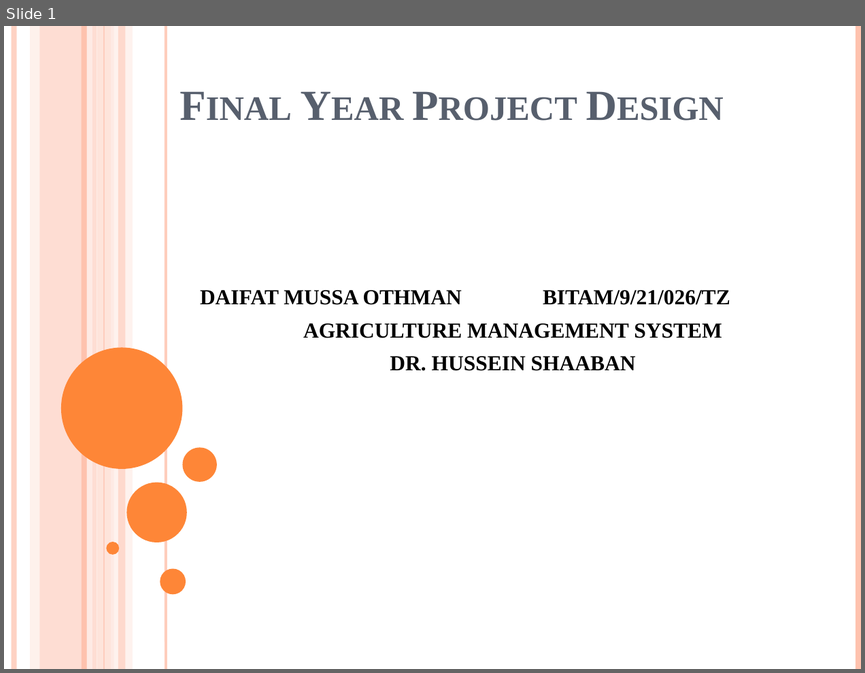
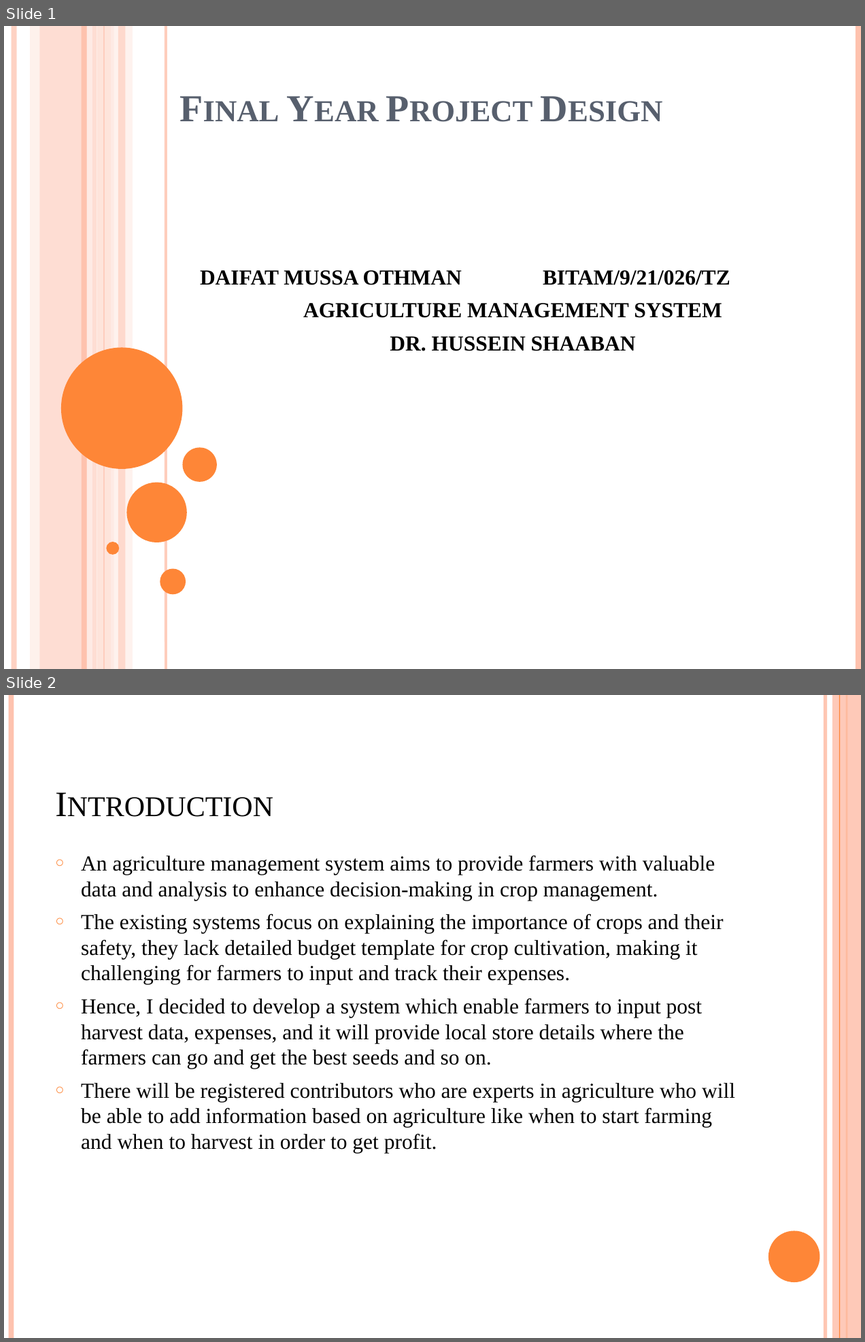
Before and after one commit to deefah/FYPdocument, a slide deck: Final Year Project Design.pptx. Shown one above the other, each under a label of ours: slide 1 before the commit, slides 1 and 2 after it. The pictures are 865x673 and 865x1342 pixels, drawn with LibreOffice and Linux fonts; fonts in the diff are those of the drawing. Boxes give left, top, right and bottom in pixels: in the first picture for what was removed or moved away, otherwise in the second. Text is boxed around its words. In the diff, an @@ line names an element or a change of style, - is before the commit and + after.

Commit message:
nimemaliza design presentation

```diff
--- a/Final Year Project Design.pptx
+++ b/Final Year Project Design.pptx
@@ slide 2 added at (4, 695, 861, 1338), background #FFFFFF @@
@@ line added from (11, 695) to (11, 1338), #FEC3AE 4.5 pt @@
@@ line added from (825, 695) to (825, 1338), #FEC3AE 3 pt @@
@@ rectangle added at (832, 695, 861, 1338), fill #FEC3AE at 87% opacity @@
@@ line added from (839, 695) to (839, 1338), #FE8637 0.75 pt @@
@@ line added from (847, 695) to (847, 1338), #FE8637 1.5 pt @@
@@ title added at (47, 721, 747, 828), 30 pt, text #000000, small capitals @@
+Introduction
@@ text added at (81, 855, 735, 1153), 18 pt, text #000000 @@
+○ An agriculture management system aims to provide farmers with valuable data and analysis to enhance decision-making in crop management.
+○ The existing systems focus on explaining the importance of crops and their safety, they lack detailed budget template for crop cultivation, making it challenging for farmers to input and track their expenses.
+○ Hence, I decided to develop a system which enable farmers to input post harvest data, expenses, and it will provide local store details where the farmers can go and get the best seeds and so on.
+○ There will be registered contributors who are experts in agriculture who will be able to add information based on agriculture like when to start farming and when to harvest in order to get profit.
@@ ellipse added at (768, 1231, 820, 1282), fill #FE8637 @@
@@ slide 1 changed as well @@
@@ title "Final Year Project Design" at (171, 46, 749, 133): size 36 to 32 pt @@
@@ subtitle "DAIFAT MUSSA OTHMAN BITAM/9/21/026/TZ": place and size @@
-subtitle "DAIFAT MUSSA OTHMAN BITAM/9/21/026/TZ" at (200, 290, 730, 371)
+subtitle "DAIFAT MUSSA OTHMAN BITAM/9/21/026/TZ" at (200, 270, 730, 351)
```
Also in this commit, not shown: 8 other slides changed, 7 other slides added, 3 slides removed, 1 other file.
